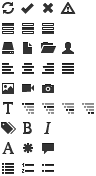
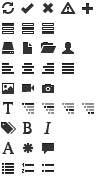
The second (96, 176) image is a revision of the first. Changes to its layers:
added layer "icon-plus" above "Layer" over (82, 3, 93, 14)
